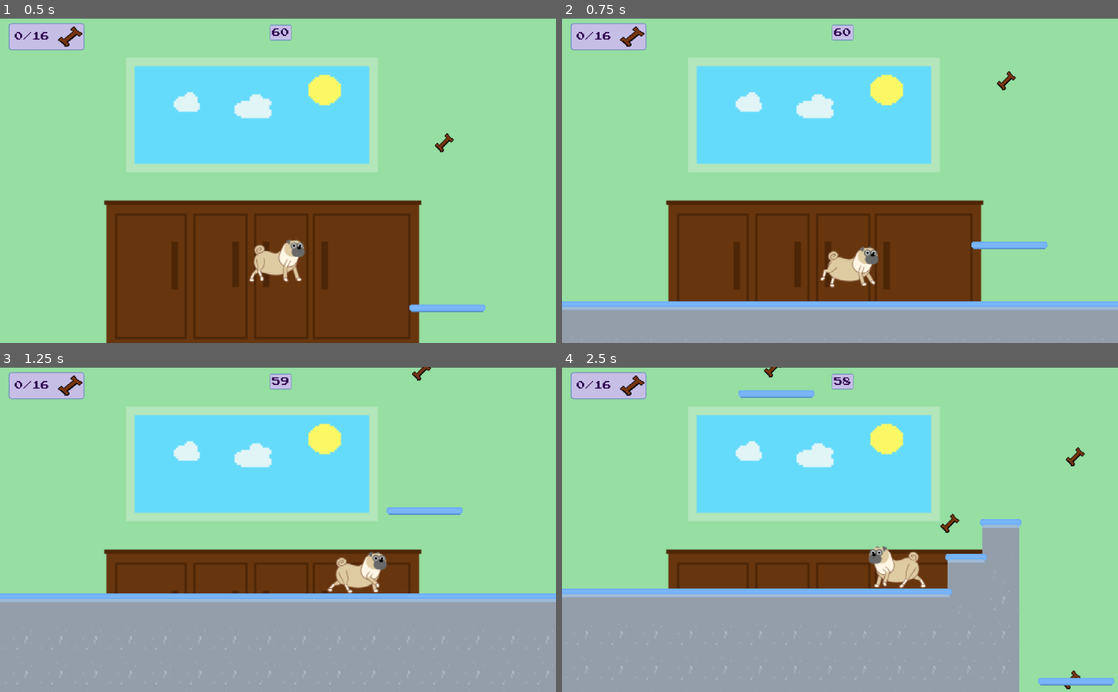
Above: before the commit, frames 1-4 (two rows, left to right).
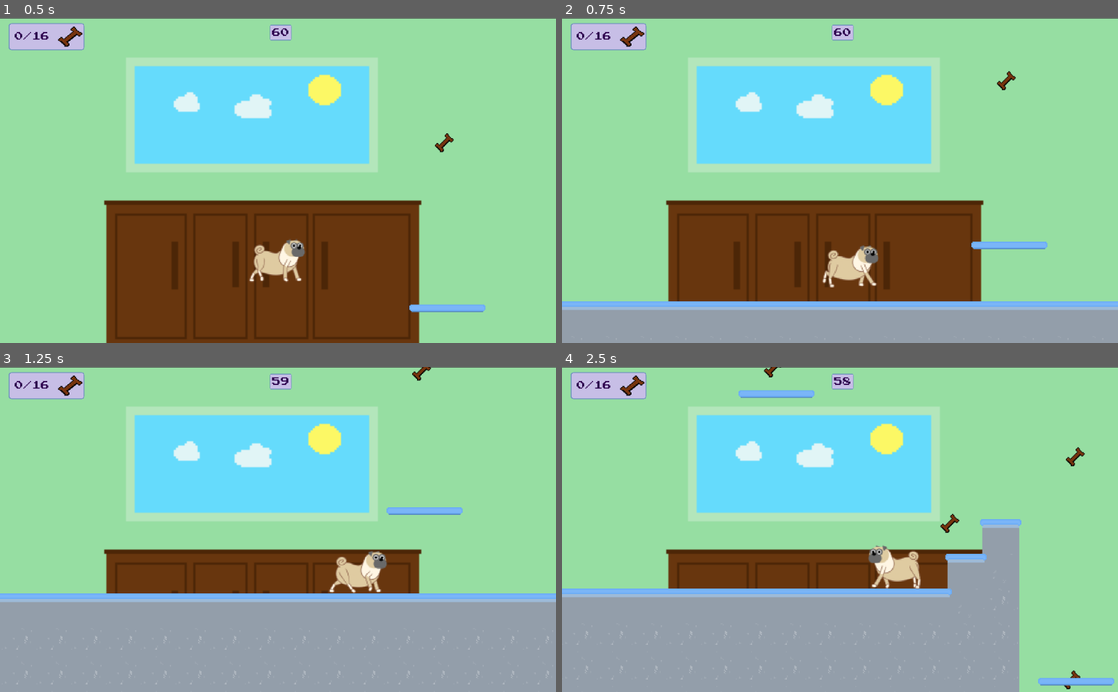
Above: after the commit, the same moments.

Repository: jakeparmstrong/Project-Ted
Game: Godot game, scene res://Levels/Kitchen/Kitchen.tscn
Two runs of this game, one before a commit and one after it. Both use one fixed random seed, a clock stepped at 60 frames per second and the inputs below.
Inputs:
- Up to frame 1 (0.5 s): no input
- Up to frame 2 (0.75 s): hold Right (ui_right) from 0.53 s (still down)
- Up to frame 3 (1.25 s): keep holding Right (ui_right); tap Space (player_jump) at 0.77 s
- Up to frame 4 (2.5 s): tap Space (player_jump) at 1.52 s; release Right (ui_right) at 2.03 s; hold Left (ui_left) from 2.03 s (still down)

Frame 1 is identical in both runs. In frame 2, 0.4% of the frame differs, in the area x 46-57%, y 69-83%; in frame 3, 0.3%; in frame 4, 0.4%.

Commit message:
add html

Diff:
--- a/Ted/Ted.tscn
+++ b/Ted/Ted.tscn
@@ -48,7 +48,8 @@
 scale = Vector2( 0.25, 0.25 )
 frames = SubResource( 2 )
 animation = "ted_walks"
-speed_scale = 1.5
+frame = 7
+speed_scale = 7.0
 playing = true
 
 [node name="JumpSound" type="AudioStreamPlayer" parent="."]
--- a/project.godot
+++ b/project.godot
@@ -21,6 +21,7 @@
 
 [display]
 
+window/size/resizable=false
 window/stretch/mode="viewport"
 window/stretch/aspect="expand"
 
Binary file added: HTML/favicon.png
Not shown, added: HTML/favicon.png.import
Binary file added: HTML/ted_may11.png
Not shown, added: HTML/ted_may11.png.import
Not shown, changed: export_presets.cfg
Not shown, added: HTML/ted_may11.html
Not shown, added: HTML/ted_may11.js
Not shown, added: HTML/ted_may11.pck
Not shown, added: HTML/ted_may11.wasm
